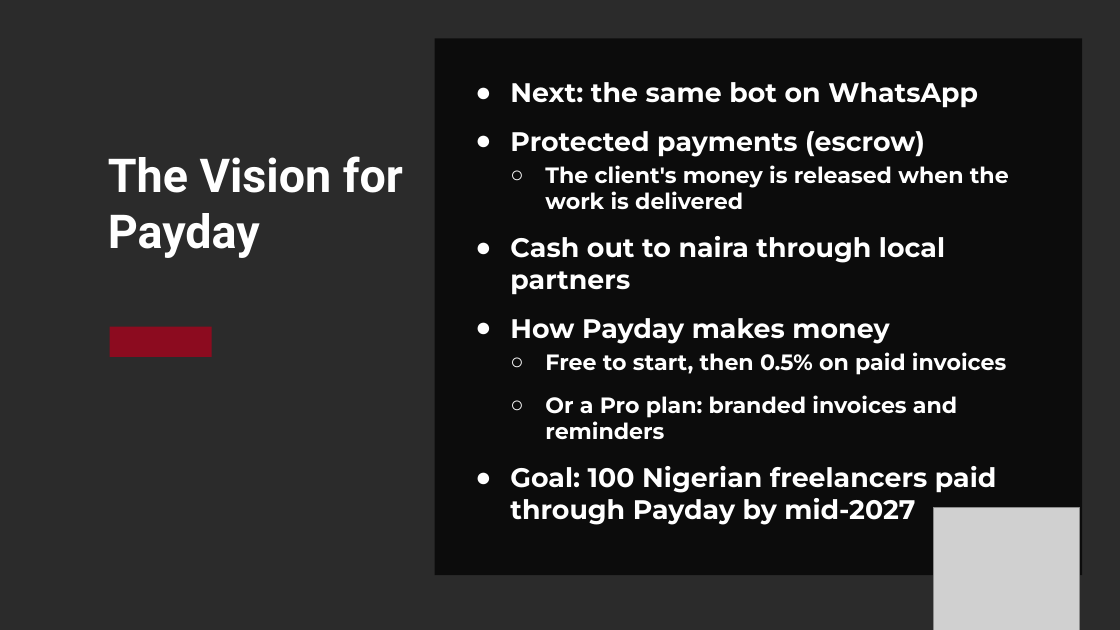
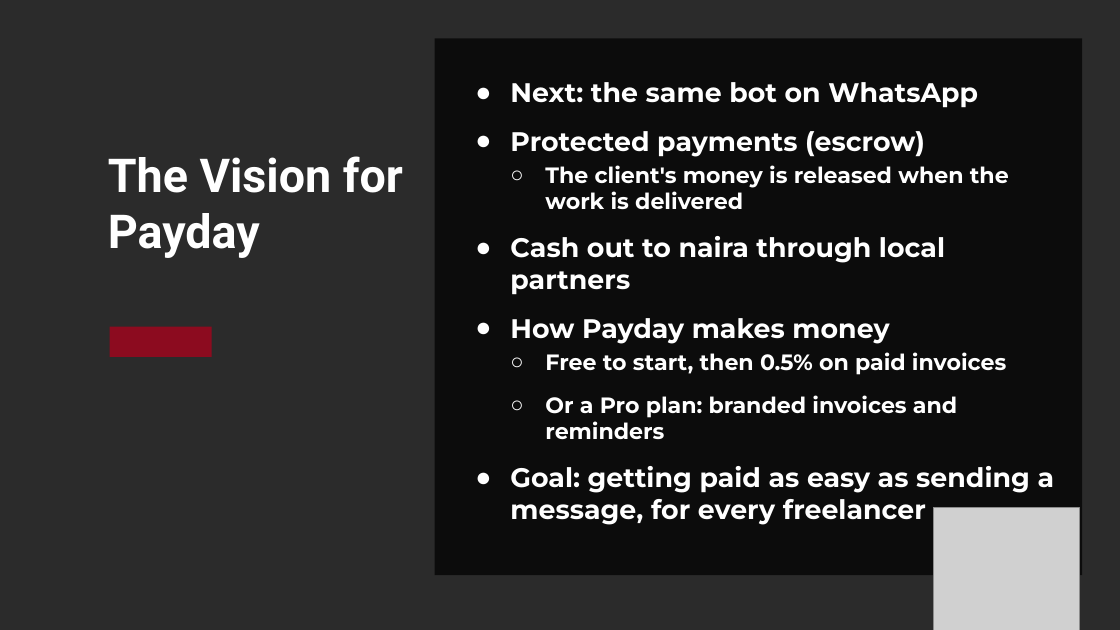
Before and after one commit to Finney06/payday, a slide deck: slide 6 of public/slides/Payday-BCH-BLAZE-2026.pptx. Drawn at 1120x630 pixels with LibreOffice and Linux fonts; fonts in the diff are those of the drawing; grey boxes stand for pictures; background and template pictures are left out; a plain dark background stands for a picture behind light text. Boxes give left, top, right and bottom in pixels: in the first picture for what was removed or moved away, otherwise in the second. Text is boxed around its words. In the diff, an @@ line names an element or a change of style, - is before the commit and + after.

Commit message:
Slides: neutral story, simpler goal, phone without the square background

```diff
--- a/public/slides/Payday-BCH-BLAZE-2026.pptx
+++ b/public/slides/Payday-BCH-BLAZE-2026.pptx
@@ text at (510, 466, 1055, 525): text changed @@
-● Goal: 100 Nigerian freelancers paid through Payday by mid-2027
+● Goal: getting paid as easy as sending a message, for every freelancer
```
Also in this commit, not shown: 2 other slides changed, 4 other files.
